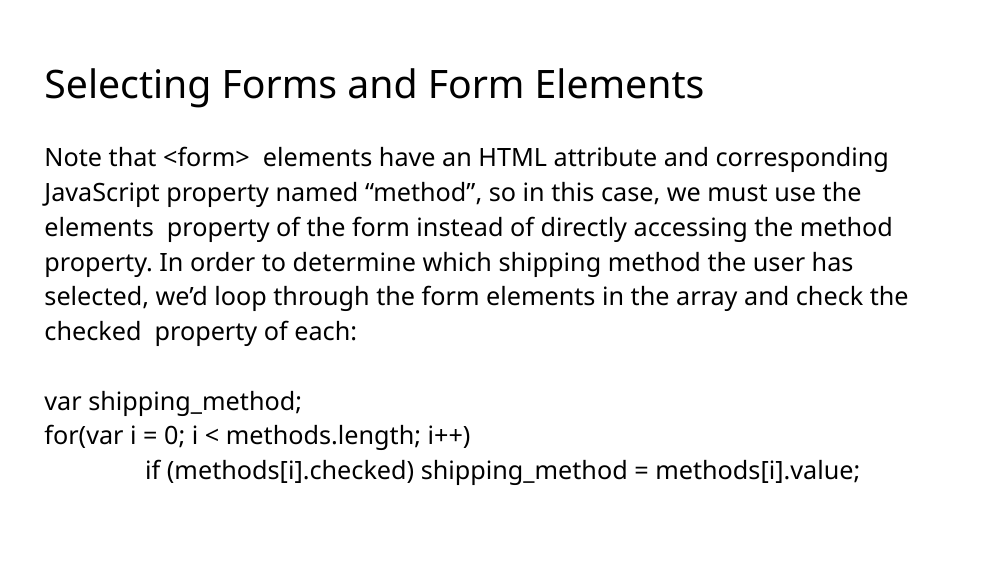
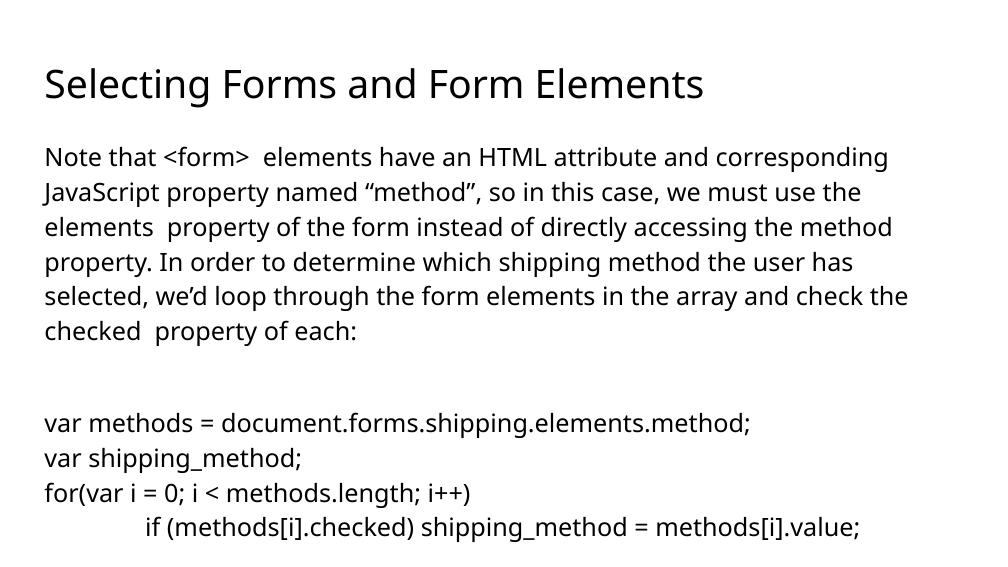
Before and after one commit to ng-peter/EQ_Javascript_L1, a slide deck: slide 22 of slides/wk11.pptx. Drawn at 1008x567 pixels with LibreOffice and Linux fonts; fonts in the diff are those of the drawing. Boxes give left, top, right and bottom in pixels: in the first picture for what was removed or moved away, otherwise in the second. Text is boxed around its words. In the diff, an @@ line names an element or a change of style, - is before the commit and + after.

Commit message:
update last slide for clarity

```diff
--- a/slides/wk11.pptx
+++ b/slides/wk11.pptx
@@ text at [44, 146, 909, 542]: text changed @@
-Note that <form> elements have an HTML attribute and corresponding JavaScript property named “method”, so in this case, we must use the elements property of the form instead of directly accessing the method property. In order to determine which shipping method the user has selected, we’d loop through the form elements in the array and check the checked property of each:
-var shipping_method;
-for(var i = 0; i < methods.length; i++)
-if (methods[i].checked) shipping_method = methods[i].value;
+Note that <form> elements have an HTML attribute and corresponding JavaScript property named “method”, so in this case, we must use the elements property of the form instead of directly accessing the method property. In order to determine which shipping method the user has selected, we’d loop through the form elements in the array and check the checked property of each:
+var methods = document.forms.shipping.elements.method;
+var shipping_method;
+for(var i = 0; i < methods.length; i++)
+if (methods[i].checked) shipping_method = methods[i].value;
```
